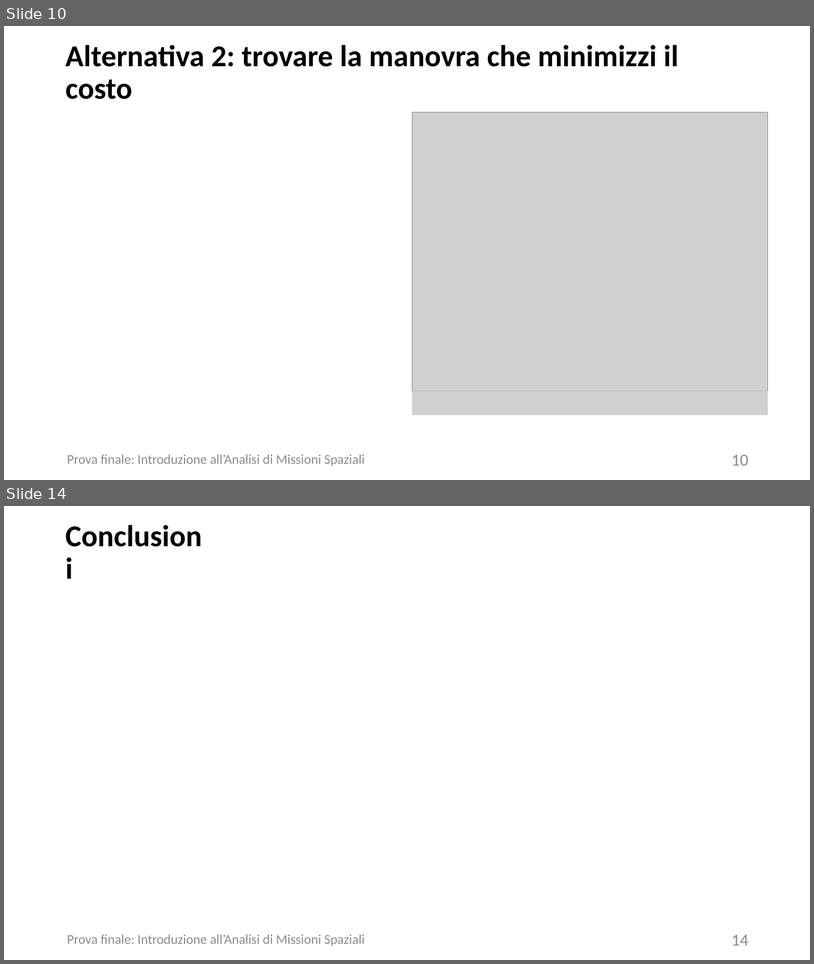
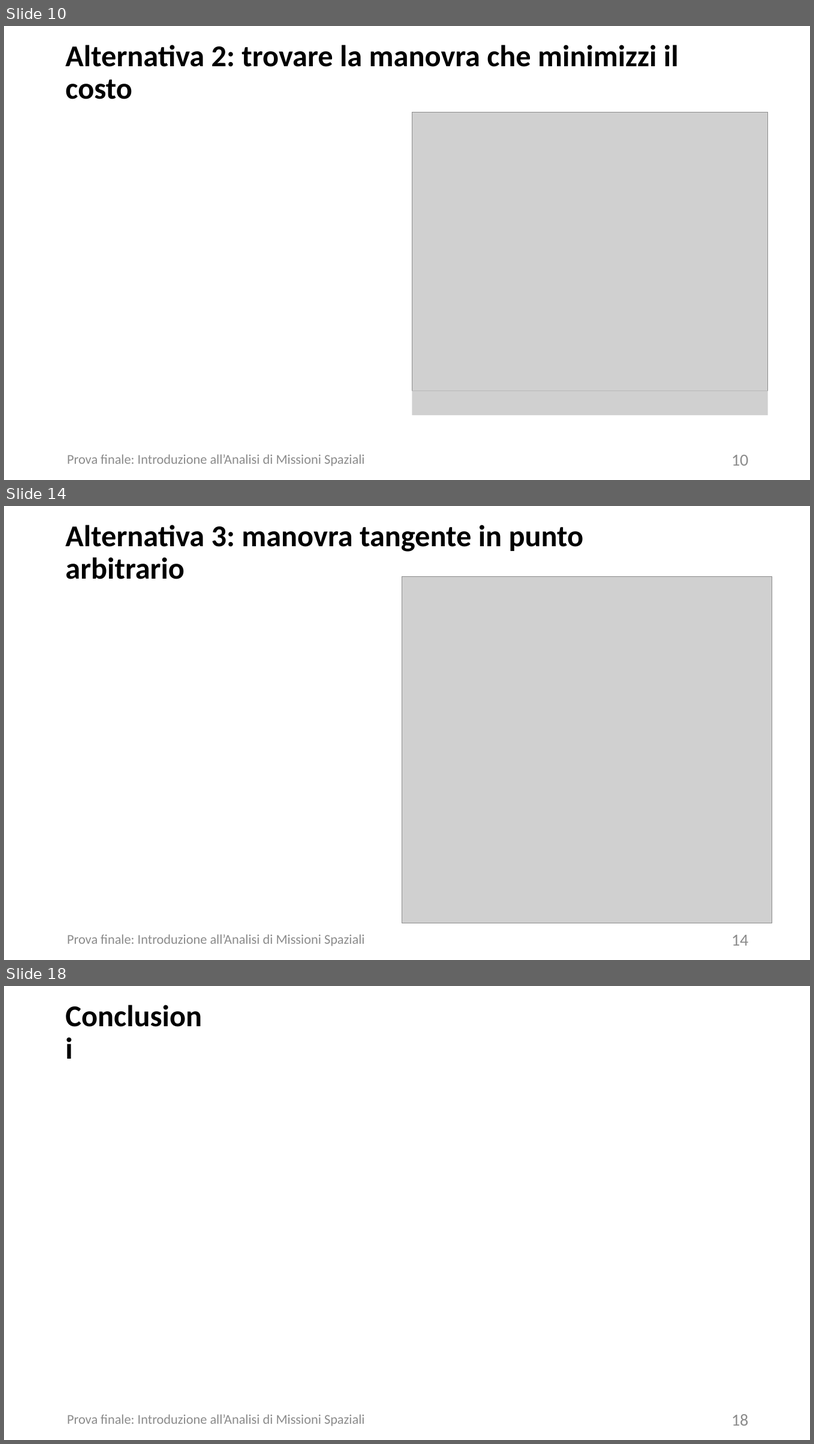
Before and after one commit to turcualexd/IAMS-progetto, a slide deck: Modelli relazione/Power C13.pptx. Shown one above the other, each under a label of ours: slides 10 and 14 before the commit, slides 10, 14 and 18 after it; the slides between them are not shown. The pictures are 814x964 and 814x1444 pixels, drawn with LibreOffice and Linux fonts; fonts in the diff are those of the drawing; grey boxes stand for pictures; background and template pictures are left out. Boxes give left, top, right and bottom in pixels: in the first picture for what was removed or moved away, otherwise in the second. Text is boxed around its words. In the diff, an @@ line names an element or a change of style, - is before the commit and + after.

```diff
--- a/Modelli relazione/Power C13.pptx
+++ b/Modelli relazione/Power C13.pptx
@@ slide 14 added at [4, 506, 810, 960], background picture (left out) @@
@@ title added at [65, 525, 584, 579], 36 pt, text #000000, bold @@
+Alternativa 3: manovra tangente in punto arbitrario
@@ picture added at [402, 576, 772, 923] @@
@@ text added at [67, 934, 365, 946], 16 pt, text #8C8C8C @@
+Prova finale: Introduzione all’Analisi di Missioni Spaziali
@@ page number added at [732, 934, 749, 945], 20 pt, text #8C8C8C @@
+14
@@ what was slide 14 is now slide 18 @@
@@ page number at [732, 1414, 749, 1425]: text changed @@
-14
+18
```
Also in this commit, not shown: 2 slides changed, 3 other slides added, 17 other files.
